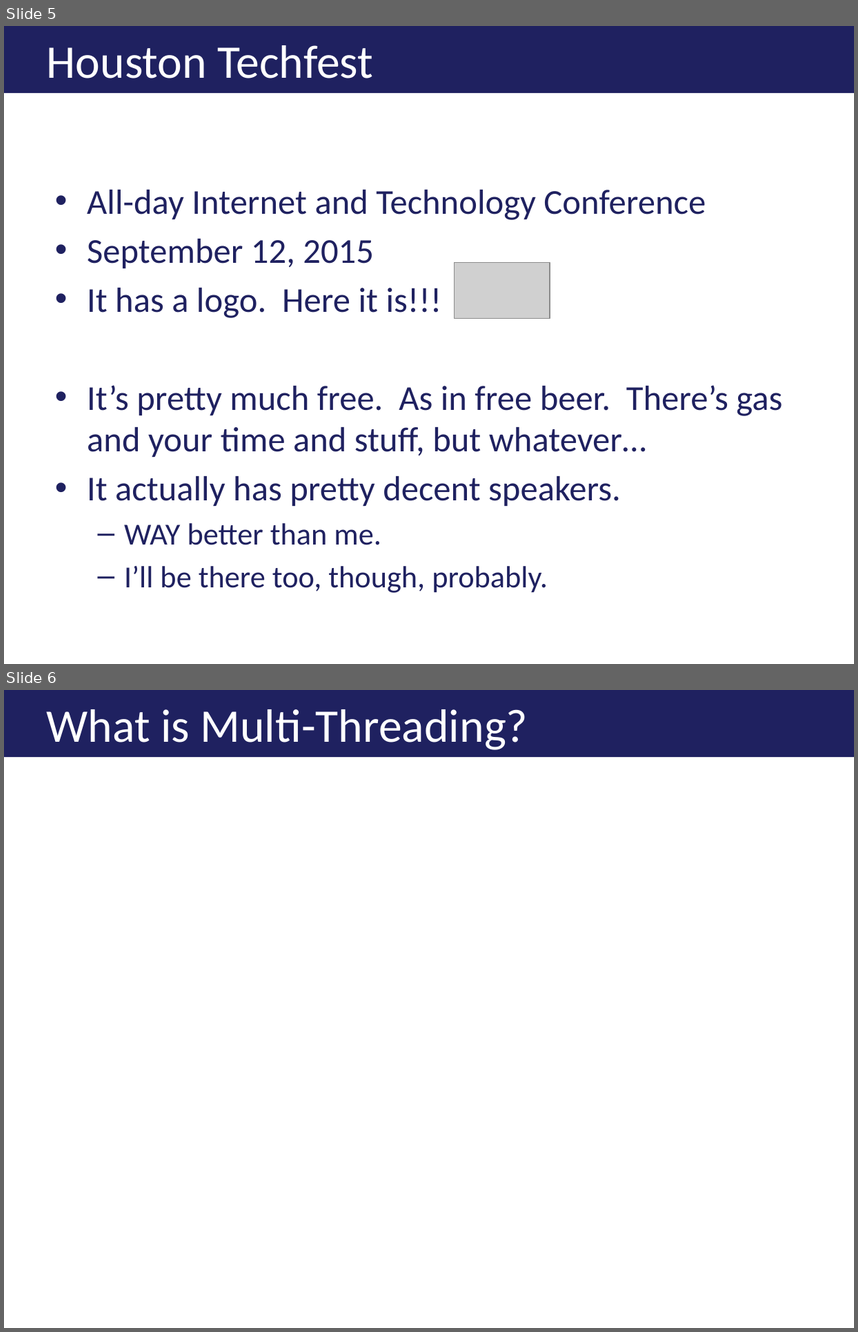
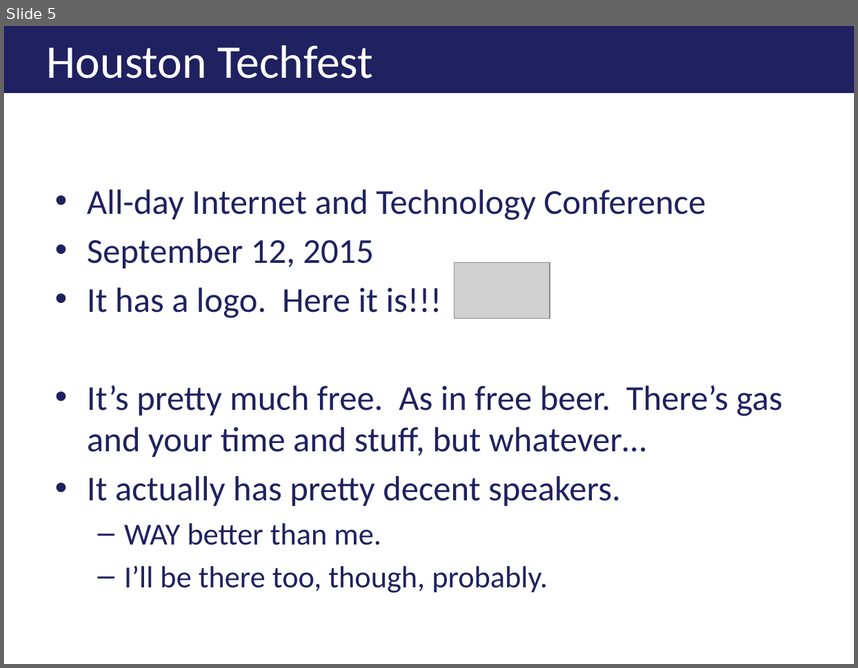
Before and after one commit to ericburcham/THasyINKnc, a slide deck: Presentation/THasINKync.pptx. Shown one above the other, each under a label of ours: slides 5 and 6 before the commit, slide 5 after it. The pictures are 858x1332 and 858x668 pixels, drawn with LibreOffice and Linux fonts; fonts in the diff are those of the drawing; grey boxes stand for pictures; background and template pictures are left out. Boxes give left, top, right and bottom in pixels: in the first picture for what was removed or moved away, otherwise in the second. Text is boxed around its words. In the diff, an @@ line names an element or a change of style, - is before the commit and + after.

```diff
--- a/Presentation/THasINKync.pptx
+++ b/Presentation/THasINKync.pptx
@@ slide 6 removed at (x1=4, y1=690, x2=854, y2=1328), background #FFFFFF @@
@@ title removed at (x1=4, y1=690, x2=854, y2=757) @@
-What is Multi-Threading?
```
Also in this commit, not shown: 2 slides added.
